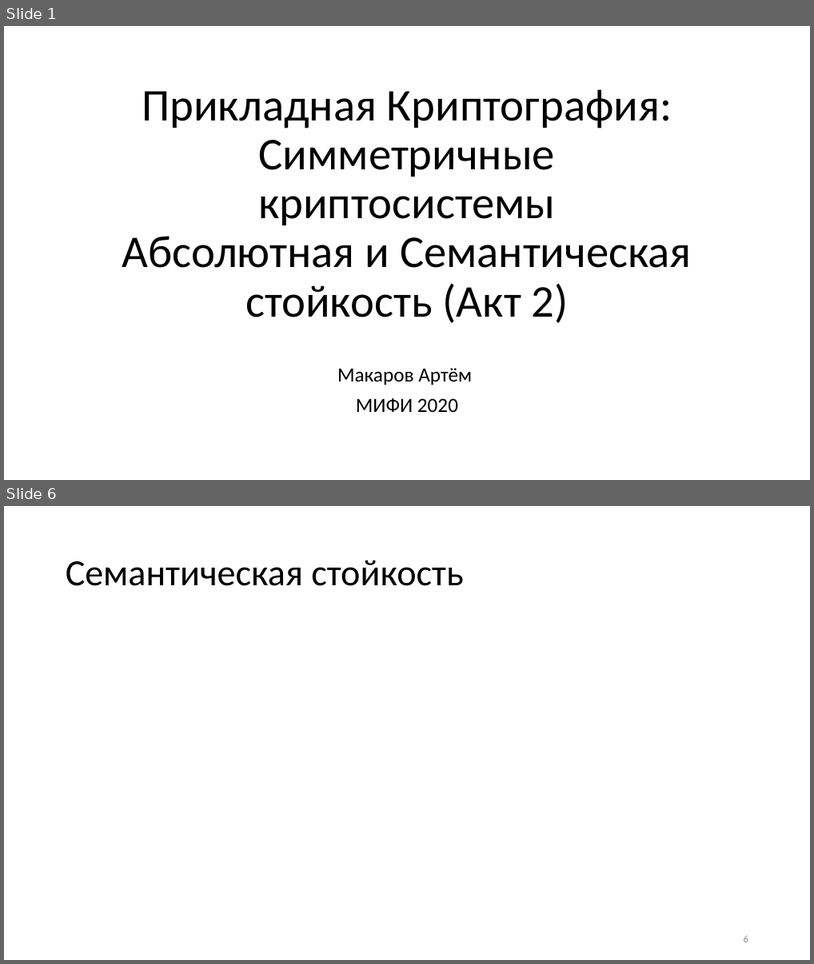
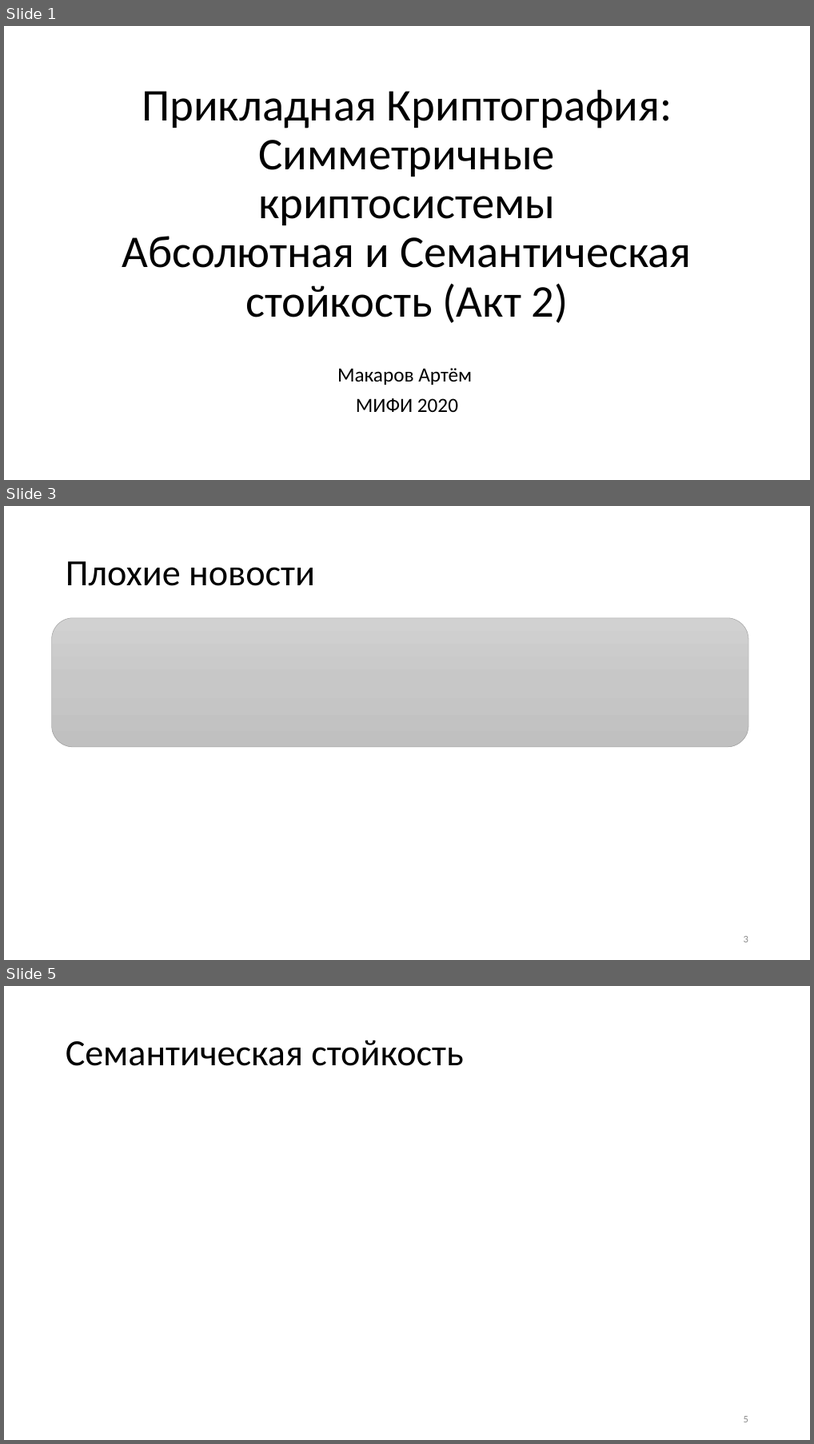
Before and after one commit to CryptoCourse/CryptoLectures, a slide deck: Lectures/Lecture1-b.pptx. Shown one above the other, each under a label of ours: slides 1 and 6 before the commit, slides 1, 3 and 5 after it; the slides between them are not shown. The pictures are 814x964 and 814x1444 pixels, drawn with LibreOffice and Linux fonts; fonts in the diff are those of the drawing; grey boxes stand for pictures. Boxes give left, top, right and bottom in pixels: in the first picture for what was removed or moved away, otherwise in the second. Text is boxed around its words. In the diff, an @@ line names an element or a change of style, - is before the commit and + after.

```diff
--- a/Lectures/Lecture1-b.pptx
+++ b/Lectures/Lecture1-b.pptx
@@ slide 3 added at (x1=4, y1=506, x2=810, y2=960), background #FFFFFF @@
@@ title added at (x1=66, y1=561, x2=315, y2=586), 44 pt, text #000000 @@
+Плохие новости
@@ rounded rectangle added at (x1=52, y1=618, x2=750, y2=747), fill gradient #D2D2D2 to #C8C8C8 to #C0C0C0, outline #A5A5A5 0.5 pt @@
@@ page number added at (x1=744, y1=936, x2=749, y2=942), 12 pt, text #8C8C8C @@
+3
@@ what was slide 6 is now slide 5 @@
```
Also in this commit, not shown: 5 other slides added, 1 other file.
